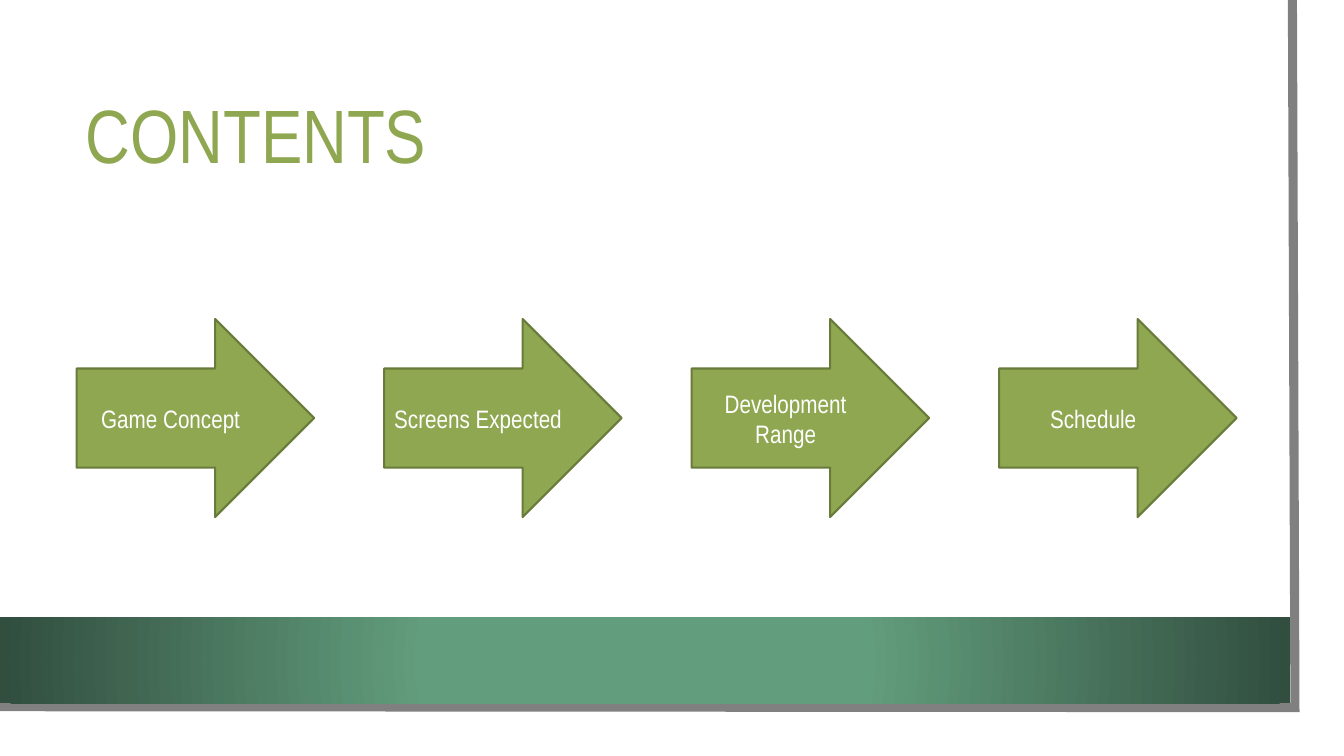
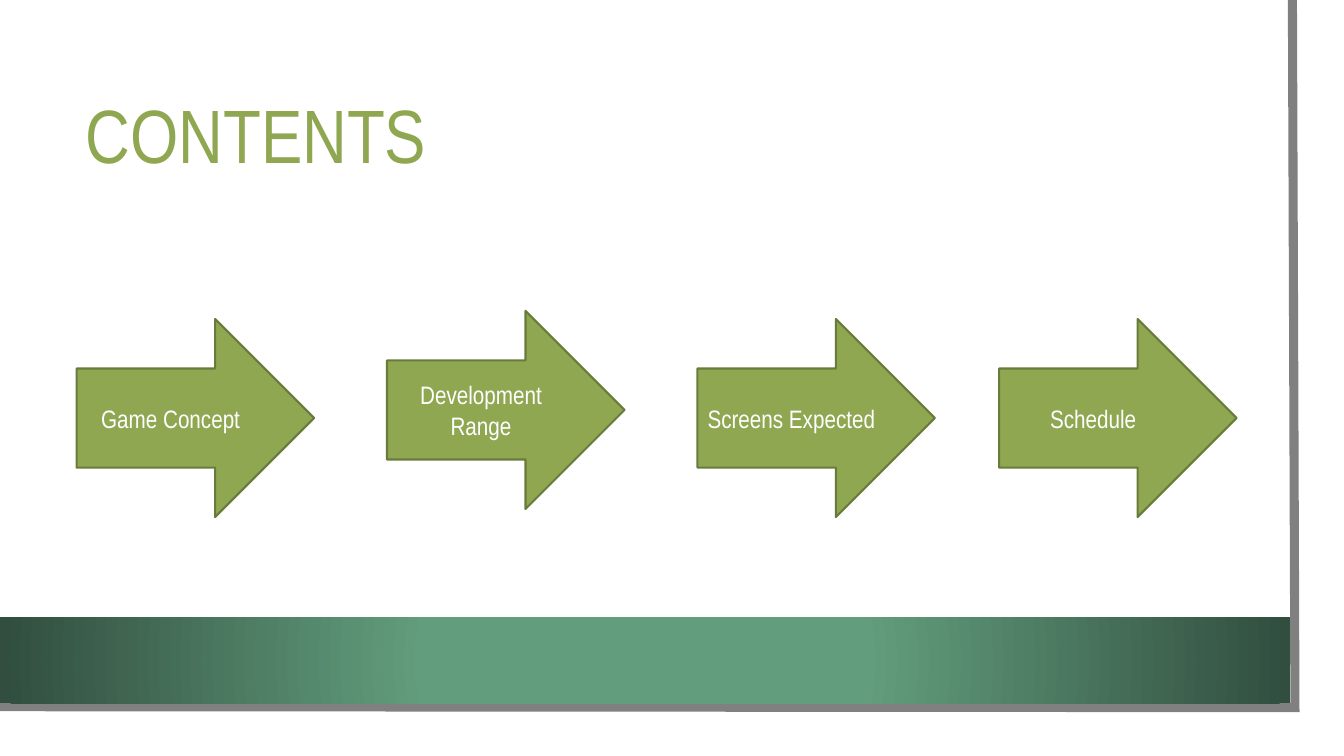
Before and after one commit to LEGO0937/2DGP-Project, a slide deck: slide 2 of Project 1st ppt/2DGP 게임기획서.pptx. Drawn at 1344x756 pixels with LibreOffice and Linux fonts; fonts in the diff are those of the drawing; background and template pictures are left out. Boxes give left, top, right and bottom in pixels: in the first picture for what was removed or moved away, otherwise in the second. Text is boxed around its words. In the diff, an @@ line names an element or a change of style, - is before the commit and + after.

```diff
--- a/Project 1st ppt/2DGP 게임기획서.pptx
+++ b/Project 1st ppt/2DGP 게임기획서.pptx
@@ right arrow "Development Range": place and size @@
-right arrow "Development Range" at [692,320,930,518]
+right arrow "Development Range" at [387,311,625,509]
@@ right arrow "Screens Expected": place and size @@
-right arrow "Screens Expected" at [384,320,622,518]
+right arrow "Screens Expected" at [698,320,936,518]
```
Also in this commit, not shown: 4 other slides changed.
